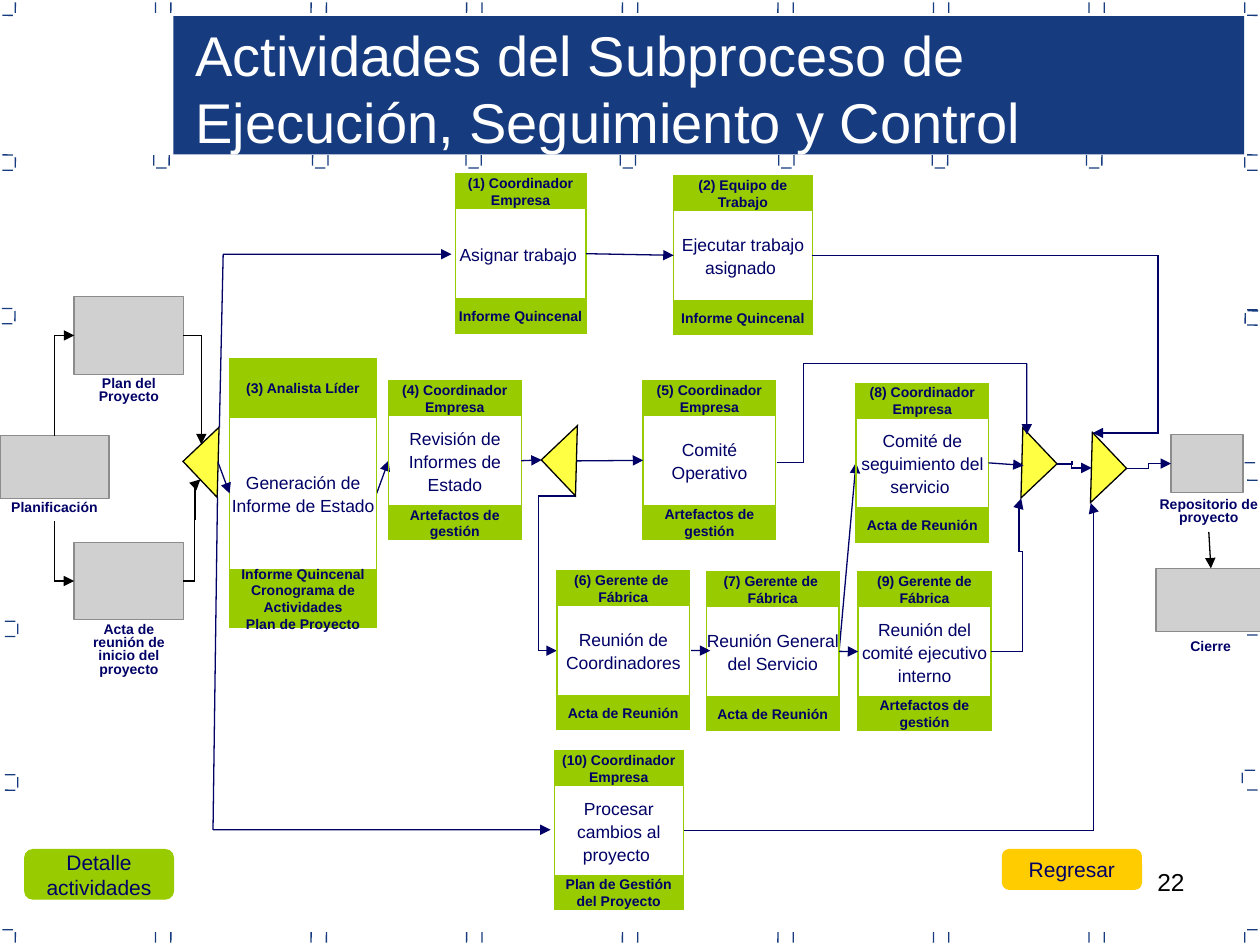
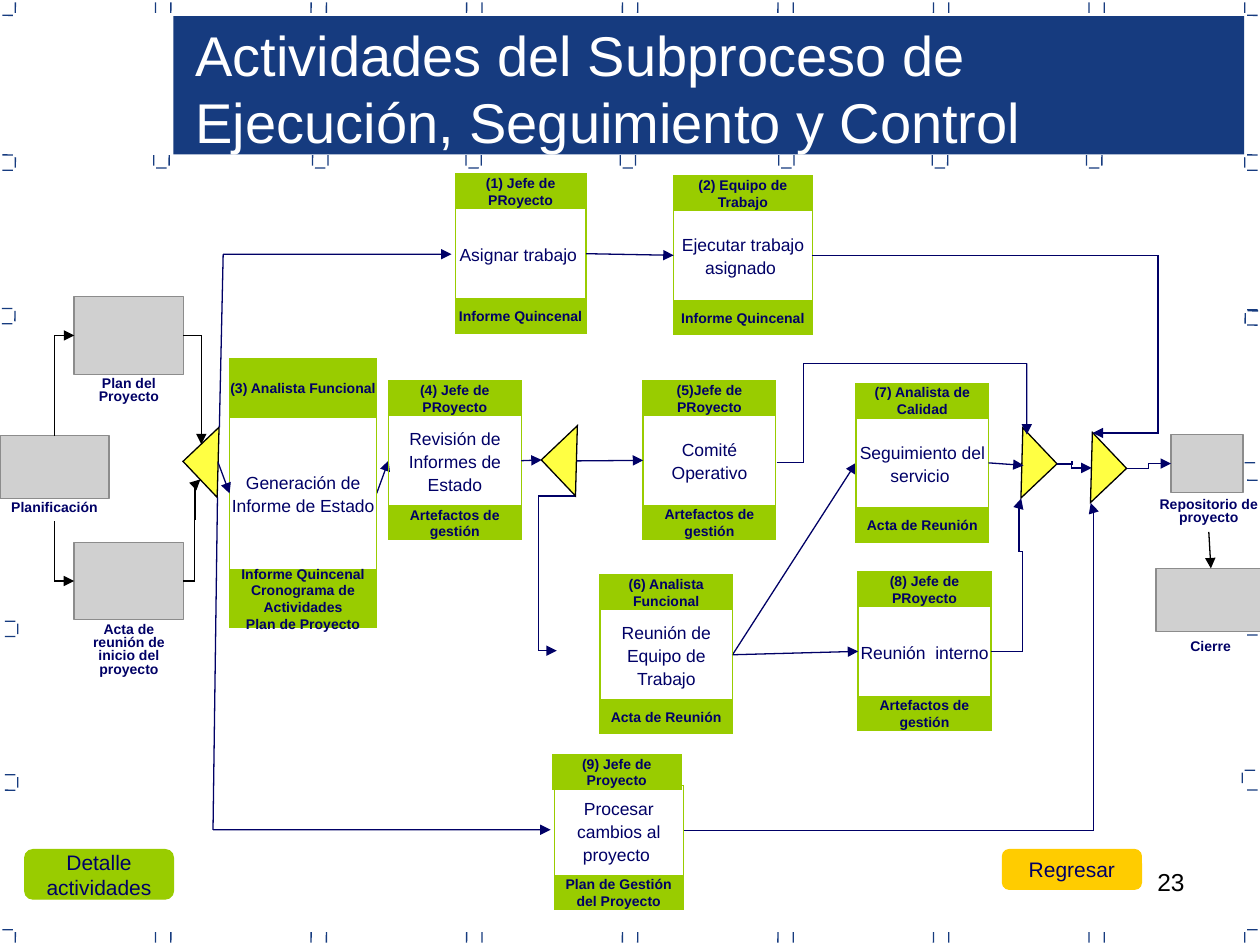
Before and after one commit to lowrider80/UTP-GPS-ALARM, a slide deck: slide 23 of Area_de_Proceso-_PP-PMC/PGPROY_V1.0_2015.ppt (slide 22 before the commit). Drawn at 1260x945 pixels with LibreOffice and Linux fonts; fonts in the diff are those of the drawing; grey boxes stand for pictures. Boxes give left, top, right and bottom in pixels: in the first picture for what was removed or moved away, otherwise in the second. Text is boxed around its words. In the diff, an @@ line names an element or a change of style, - is before the commit and + after.

```diff
--- a/Area_de_Proceso-_PP-PMC/PGPROY_V1.0_2015.ppt
+++ b/Area_de_Proceso-_PP-PMC/PGPROY_V1.0_2015.ppt
@@ text in rectangle at [486, 178, 555, 208]: text changed @@
-(1) Coordinador Empresa
+(1) Jefe de PRoyecto
@@ text in rectangle at [230, 383, 375, 396]: text changed @@
-(3) Analista Líder
+(3) Analista Funcional
@@ text in rectangle at [420, 385, 489, 415]: text changed @@
-(4) Coordinador Empresa
+(4) Jefe de PRoyecto
@@ text in rectangle at [677, 385, 742, 415]: text changed @@
-(5) Coordinador Empresa
+(5)Jefe de PRoyecto
@@ text in rectangle at [875, 387, 970, 414]: text changed @@
-(8) Coordinador Empresa
+(7) Analista de Calidad
@@ text in rectangle at [860, 446, 985, 482]: text changed @@
-Comité de seguimiento del servicio
+Seguimiento del servicio
@@ arrow moved from (839, 651) - (856, 462) to (732, 655) - (856, 462) @@
@@ 3 rectangles: place and size @@
-3 rectangles at [557, 571, 689, 730]
+3 rectangles at [600, 575, 732, 733]
@@ text in rectangle at [629, 579, 704, 606]: text changed @@
-(6) Gerente de Fábrica
+(6) Analista Funcional
@@ rectangle removed at [707, 572, 839, 607] @@
-(7) Gerente de Fábrica
@@ text in rectangle at [890, 576, 959, 606]: text changed @@
-(9) Gerente de Fábrica
+(8) Jefe de PRoyecto
@@ text in rectangle at [622, 626, 710, 689]: text changed @@
-Reunión de Coordinadores
+Reunión de Equipo de Trabajo
@@ rectangle removed at [707, 606, 839, 697] @@
-Reunión General del Servicio
@@ arrow removed from (692, 650) to (711, 650) @@
@@ arrow moved from (839, 651) - (858, 651) to (732, 655) - (858, 651) @@
@@ text in rectangle at [861, 646, 988, 659]: text changed @@
-Reunión del comité ejecutivo interno
+Reunión interno
@@ rectangle removed at [707, 697, 839, 731] @@
-Acta de Reunión
@@ rectangle added at [552, 755, 680, 790], fill #99CC00, outline #99CC00 0.74 pt, 8 pt, text #000066, bold @@
+(9) Jefe de Proyecto
@@ rectangle removed at [554, 751, 683, 786] @@
-(10) Coordinador Empresa
@@ page number at [1157, 874, 1184, 892]: text changed @@
-22
+23
```
Also in this commit, not shown: 19 other slides changed, 1 slide added.
